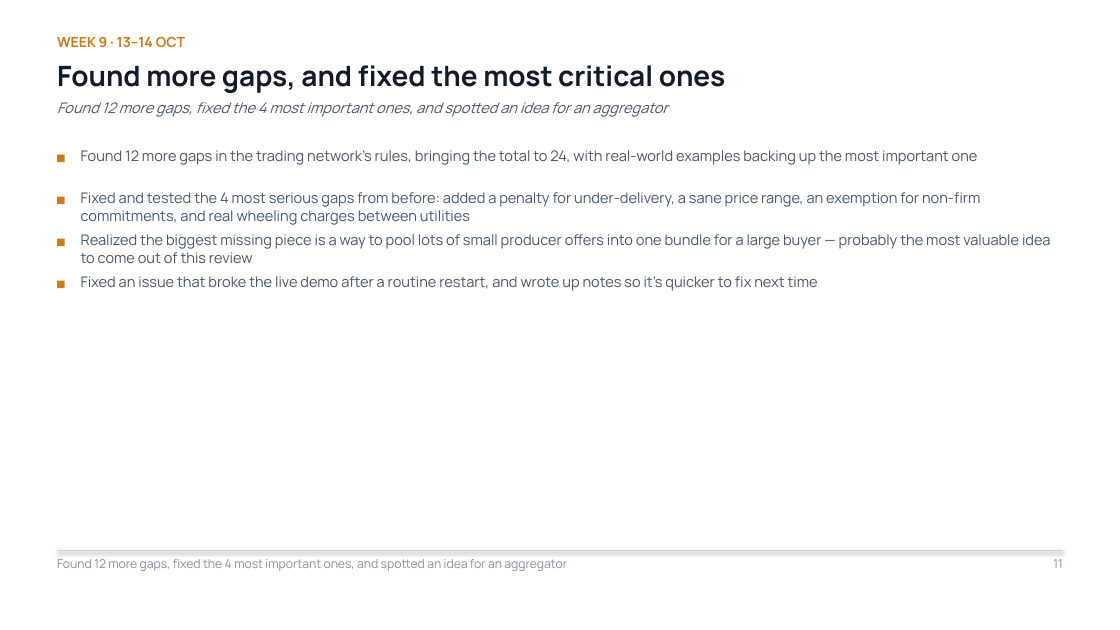
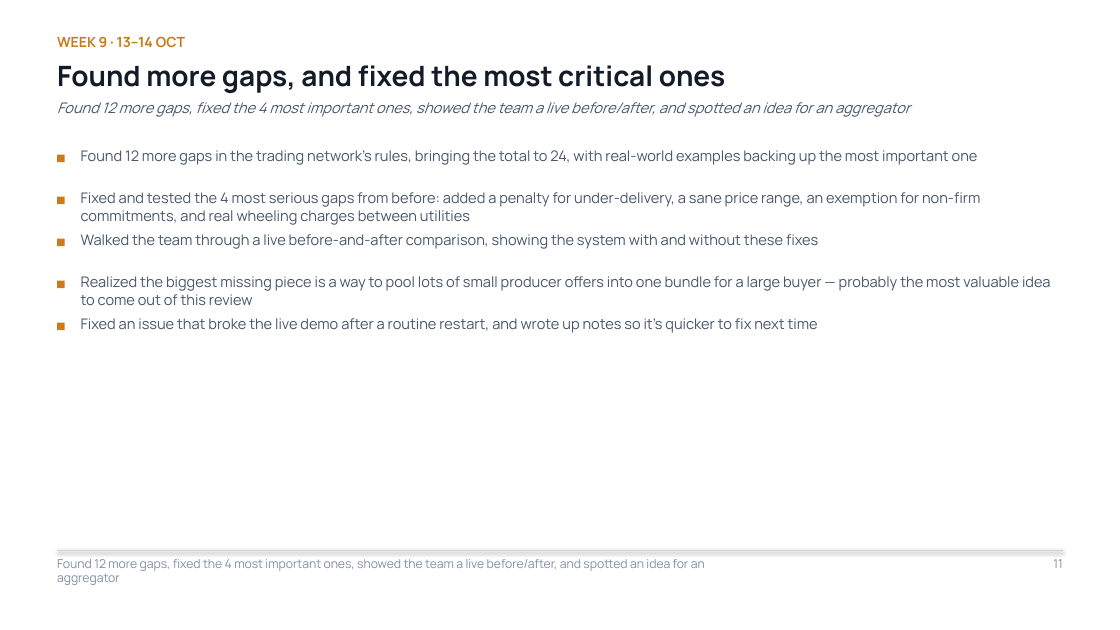
Before and after one commit to Sanjay-dev22/personal-deg, a slide deck: slide 11 of work-record/DEG-IES-Work-Record.pptx. Drawn at 1120x630 pixels with LibreOffice and Linux fonts; fonts in the diff are those of the drawing. Boxes give left, top, right and bottom in pixels: in the first picture for what was removed or moved away, otherwise in the second. Text is boxed around its words. In the diff, an @@ line names an element or a change of style, - is before the commit and + after.

```diff
--- a/work-record/DEG-IES-Work-Record.pptx
+++ b/work-record/DEG-IES-Work-Record.pptx
@@ text at (57, 102, 910, 117): text changed @@
-Found 12 more gaps, fixed the 4 most important ones, and spotted an idea for an aggregator
+Found 12 more gaps, fixed the 4 most important ones, showed the team a live before/after, and spotted an idea for an aggregator
@@ text added at (81, 234, 818, 249), 12.5 pt, text #48576A @@
+Walked the team through a live before-and-after comparison, showing the system with and without these fixes
@@ text "Realized the biggest missing piece ...": place and size @@
-text "Realized the biggest missing piece ..." at (81, 234, 1050, 263)
+text "Realized the biggest missing piece ..." at (81, 276, 1050, 305)
@@ rectangle added at (57, 323, 65, 330), fill #C87C1C @@
@@ text "Fixed an issue that broke ...": place and size @@
-text "Fixed an issue that broke ..." at (81, 276, 818, 291)
+text "Fixed an issue that broke ..." at (81, 318, 818, 333)
@@ text at (57, 559, 705, 585): text changed @@
-Found 12 more gaps, fixed the 4 most important ones, and spotted an idea for an aggregator
+Found 12 more gaps, fixed the 4 most important ones, showed the team a live before/after, and spotted an idea for an aggregator
```
Also in this commit, not shown: 4 other slides changed, 1 slide added, 1 slide removed.
